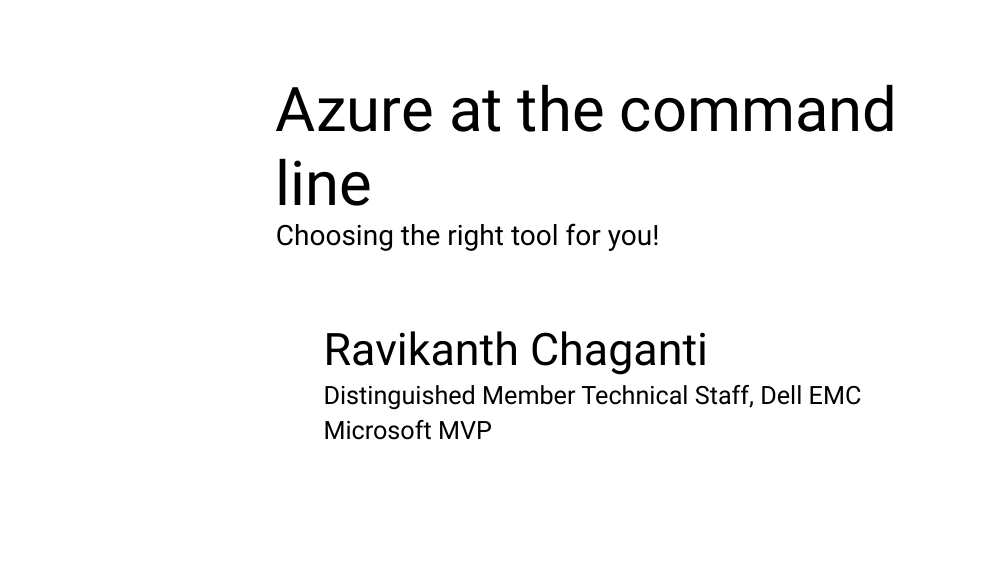
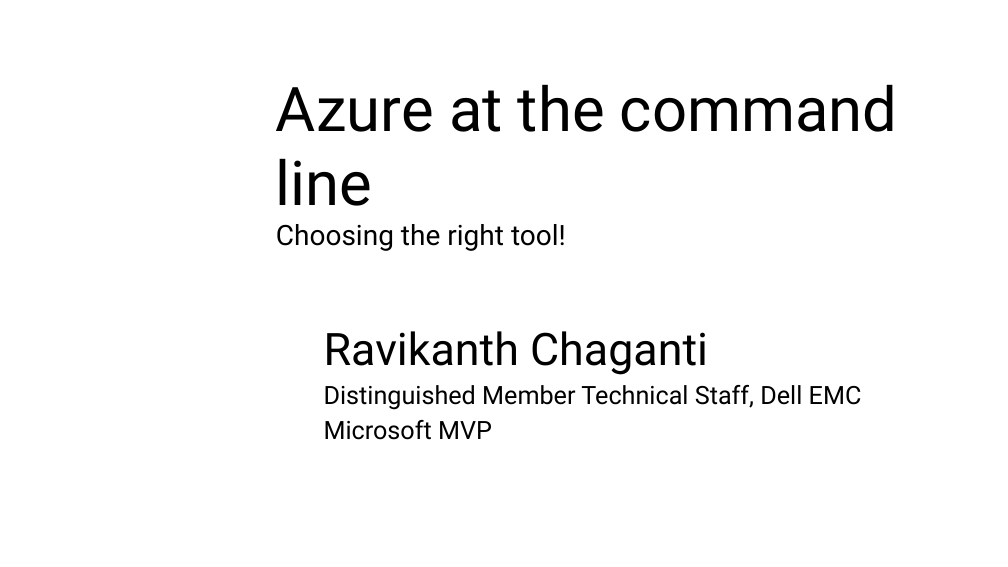
Before and after one commit to rchaganti/Presentations, a slide deck: slide 1 of ExpertsLiveIN2019/AzureAtTheCommandLine-Ravikanth.pptx. Drawn at 1008x567 pixels with LibreOffice and Linux fonts; fonts in the diff are those of the drawing; background and template pictures are left out. Boxes give left, top, right and bottom in pixels: in the first picture for what was removed or moved away, otherwise in the second. Text is boxed around its words. In the diff, an @@ line names an element or a change of style, - is before the commit and + after.

Commit message:
Updates to slides

```diff
--- a/ExpertsLiveIN2019/AzureAtTheCommandLine-Ravikanth.pptx
+++ b/ExpertsLiveIN2019/AzureAtTheCommandLine-Ravikanth.pptx
@@ title at bbox=[276, 84, 897, 251]: text changed; size 20 to 44 pt @@
-Azure at the command line
-Choosing the right tool for you!
+Azure at the command line
+Choosing the right tool!
```
